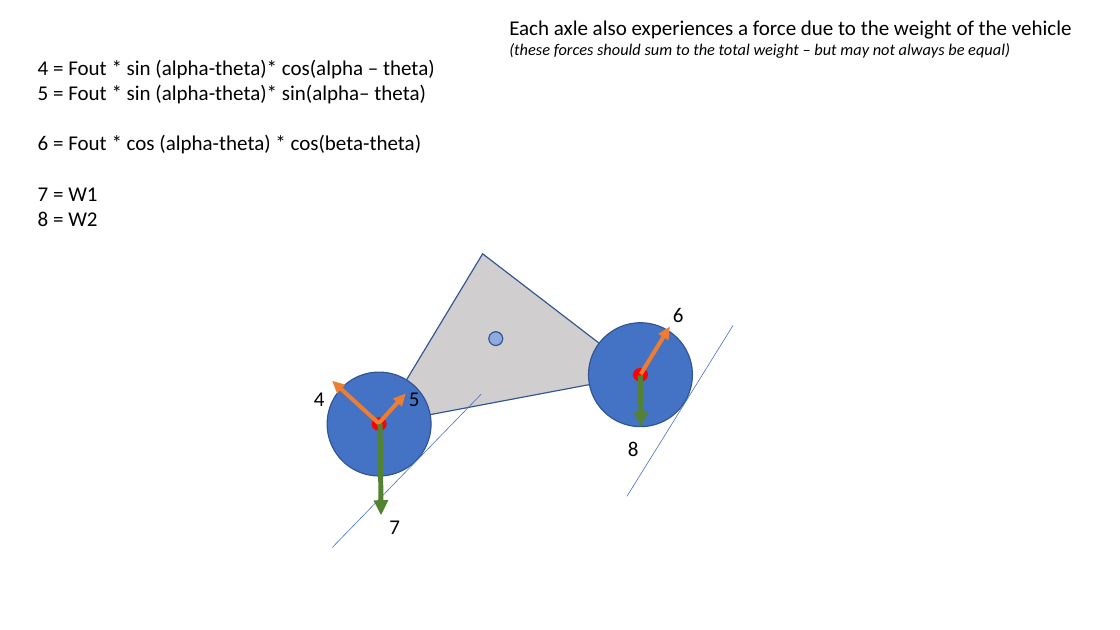
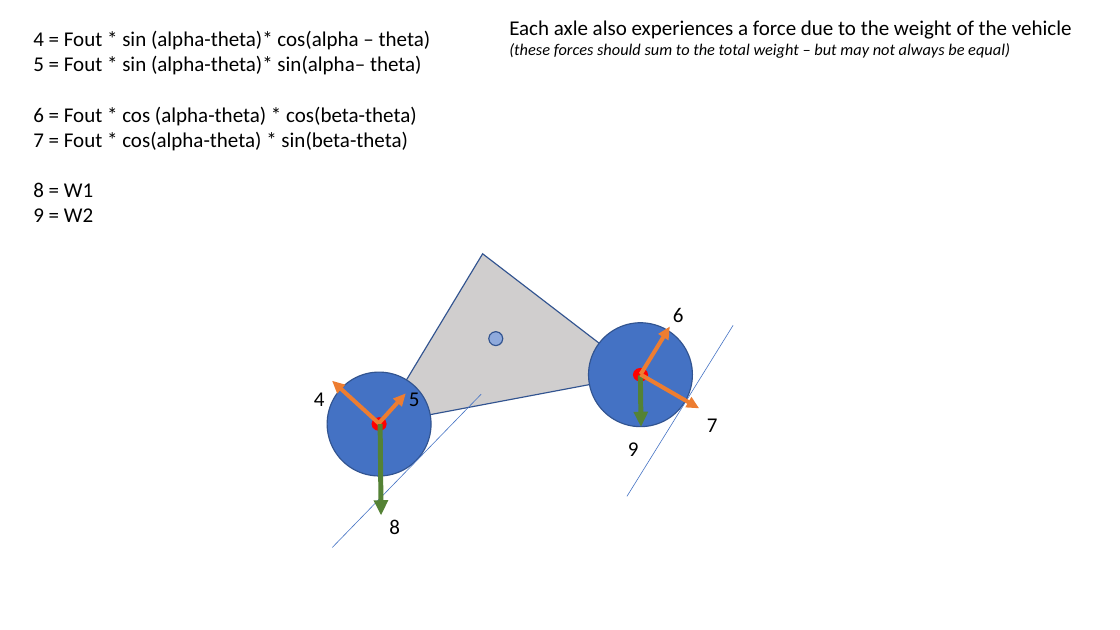
Before and after one commit to rhambleton/drive2d, a slide deck: slide 12 of vehicle forces.pptx (slide 8 before the commit). Drawn at 1120x630 pixels with LibreOffice and Linux fonts; fonts in the diff are those of the drawing. Boxes give left, top, right and bottom in pixels: in the first picture for what was removed or moved away, otherwise in the second. Text is boxed around its words. In the diff, an @@ line names an element or a change of style, - is before the commit and + after.

```diff
--- a/vehicle forces.pptx
+++ b/vehicle forces.pptx
@@ text "4 = Fout * sin ...": place and size @@
-text "4 = Fout * sin ..." at box(38, 60, 435, 226)
+text "4 = Fout * sin ..." at box(33, 31, 431, 222)
@@ text at box(33, 132, 408, 222): text changed @@
-7 = W1
-8 = W2
+7 = Fout * cos(alpha-theta) * sin(beta-theta)
+8 = W1
+9 = W2
@@ arrow added from (640, 375) to (699, 408), #ED7D31 3.5 pt @@
@@ text added at box(707, 418, 718, 432), 18 pt, text #000000 @@
+7
@@ text at box(628, 442, 639, 456): text changed @@
-8
+9
@@ text at box(389, 519, 400, 534): text changed @@
-7
+8
```
Also in this commit, not shown: 11 other slides changed, 6 slides added, 2 slides removed, 1 other file.
